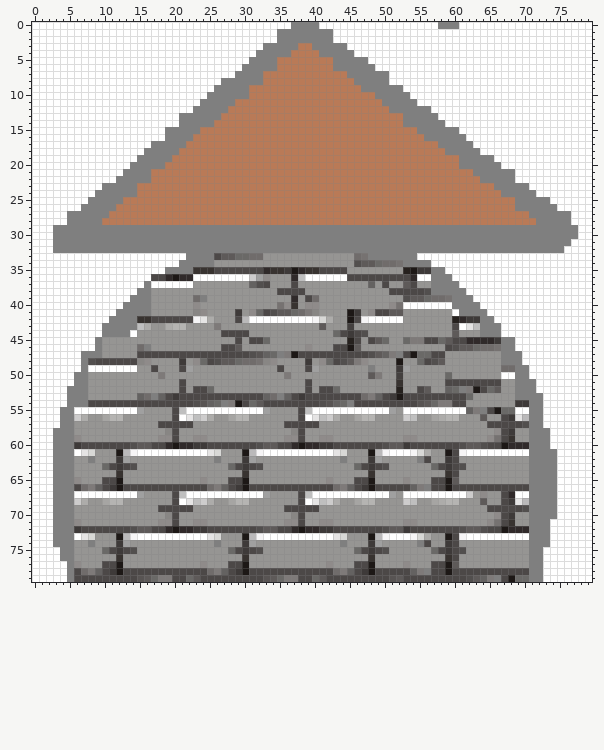
Sprite sheet -- img/wieza.png. The picture above was drawn from the file before the commit.
The file is 80x80 pixels. Colours within 5 levels of each other are drawn and written as one.
After the commit:
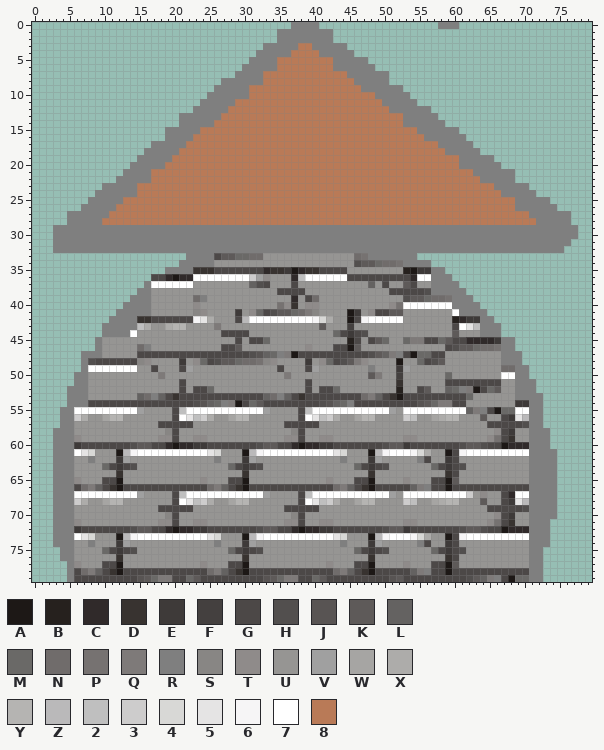
Palette (. is transparent): A #1d1816  B #26211e  C #302a2a  D #383330  E #3e3a39  F #44403f  G #4c4847  H #524f4e  J #585453  K #5e5a59  L #646261  M #6a6967  N #706c6b  P #767271  Q #7e7a79  R #7f7f7f  S #888684  T #8f8b8a  U #969593  V #a0a0a0  W #a6a5a3  X #adacaa  Y #b5b4b2  Z #bab9ba  2 #bfbfbf  3 #cdcccc  4 #d8d8d6  5 #e5e4e4  6 #f6f5f6  7 #ffffff  8 #b97a57
From old to new:
Changed rows in their new state; - is an unchanged pixel.
first column x 0:
 0 .....................................----.................---...................
 1 ...................................--------.....................................
 2 ...................................--------.....................................
 3 .................................------------...................................
 4 ................................--------------..................................
 5 ...............................-----------------................................
 6 ..............................-------------------...............................
 7 .............................----------------------.............................
 8 ...........................------------------------.............................
 9 ..........................---------------------------...........................
10 .........................-----------------------------..........................
11 ........................-------------------------------.........................
12 .......................----------------------------------.......................
13 .....................-------------------------------------......................
14 .....................--------------------------------------.....................
15 ...................------------------------------------------...................
16 ...................-------------------------------------------..................
17 .................----------------------------------------------.................
18 ................------------------------------------------------................
19 ...............---------------------------------------------------..............
20 ..............-----------------------------------------------------.............
21 .............--------------------------------------------------------...........
22 ............---------------------------------------------------------...........
23 ..........-------------------------------------------------------------.........
24 .........---------------------------------------------------------------........
25 ........------------------------------------------------------------------......
26 .......--------------------------------------------------------------------.....
27 .....------------------------------------------------------------------------...
28 .....------------------------------------------------------------------------...
29 ...---------------------------------------------------------------------------..
30 ...---------------------------------------------------------------------------..
31 ...--------------------------------------------------------------------------...
32 ...-------------------------------------------------------------------------....
33 ......................---------------------------------.........................
34 .....................------------------------------------.......................
35 ...................----------------------------------------.....................
36 .................-------------------------------------------....................
37 ................---------------------------------------------...................
38 ...............-----------------------------------------------..................
39 ..............-------------------------------------------------.................
40 .............---------------------------------------------------................
41 ............-----------------------------------------------------...............
42 ...........-------------------------------------------------------..............
43 ..........---------------------------------------------------------.............
44 ..........---------------------------------------------------------.............
45 .........------------------------------------------------------------...........
46 .........------------------------------------------------------------...........
47 .......---------------------------------------------------------------..........
48 .......---------------------------------------------------------------..........
49 .......----------------------------------------------------------------.........
50 ......-----------------------------------------------------------------.........
51 ......------------------------------------------------------------------........
52 .....-------------------------------------------------------------------........
53 .....---------------D-----------------D------------D---------------------.......
54 .....--------------------------------------------------------------------.......
55 ....---------------------------------------------------------------------.......
56 ....---------------------------------------------------------------------.......
57 ....---------------------------------------------------------------------.......
58 ...-----------------------------------------------------------------------......
59 ...-----------------------------------------------------------------------......
60 ...-----------------------------------------------------------------------......
61 ...------------------------------------------------------------------------.....
62 ...------------------------------------------------------------------------.....
63 ...------------------------------------------------------------------------.....
64 ...------------------------------------------------------------------------.....
65 ...------------------------------------------------------------------------.....
66 ...--------D-----------------D-----------------D---------------------------.....
67 ...------------------------------------------------------------------------.....
68 ...------------------------------------------------------------------------.....
69 ...------------------------------------------------------------------------.....
70 ...------------------------------------------------------------------------.....
71 ...-----------------------------------------------------------------------......
72 ...-----------------------------------------------------------------------......
73 ...-----------------------------------------------------------------------......
74 ...-----------------------------------------------------------------------......
75 ....---------------------------------------------------------------------.......
76 ....---------------------------------------------------------------------.......
77 .....--------------------------------------------------------------------.......
78 .....------D-----------------D-----------------D-------------------------.......
79 .....--------------------------------------------------------------------.......
Pixel boxes of the changes (left, top, right, bottom) in both pictures:
changed: (32, 22, 592, 582)
